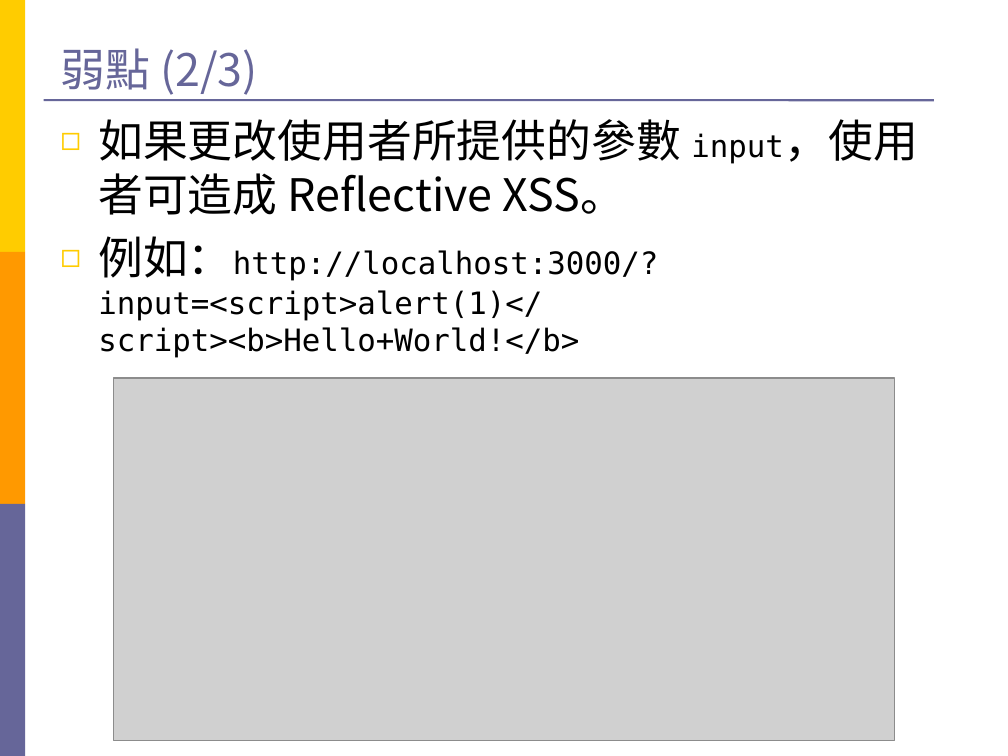
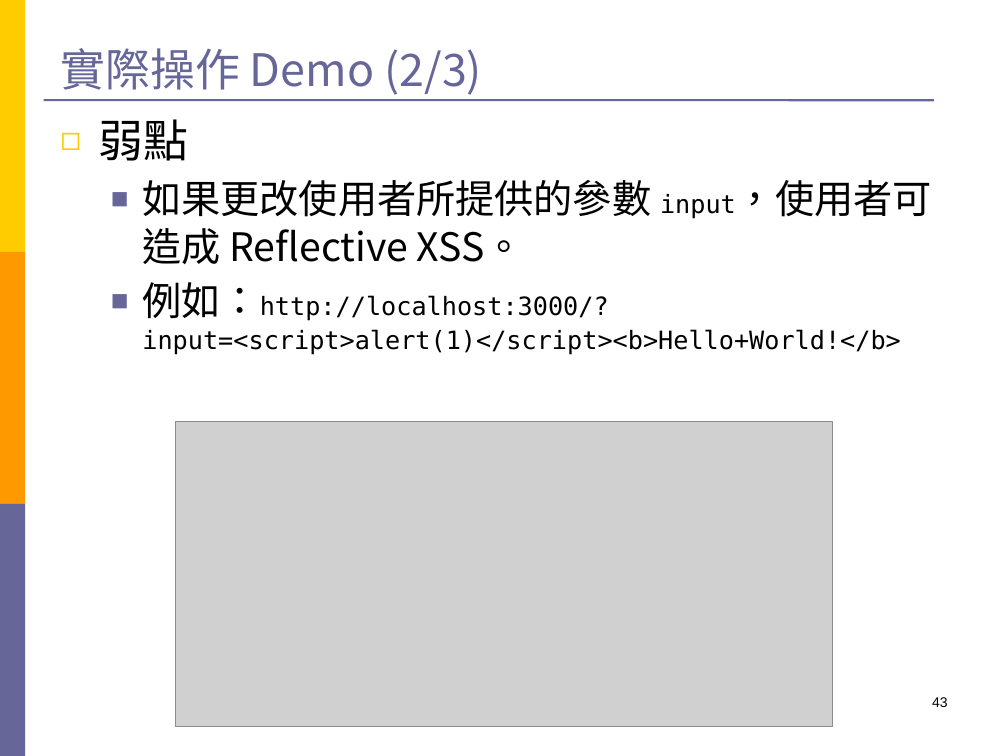
Before and after one commit to Still34/nodejs-security-course, a slide deck: slide 43 of export/nodejs-master-file.pptx (slide 52 before the commit). Drawn at 1008x756 pixels with LibreOffice and Linux fonts; fonts in the diff are those of the drawing; grey boxes stand for pictures. Boxes give left, top, right and bottom in pixels: in the first picture for what was removed or moved away, otherwise in the second. Text is boxed around its words. In the diff, an @@ line names an element or a change of style, - is before the commit and + after.

```diff
--- a/export/nodejs-master-file.pptx
+++ b/export/nodejs-master-file.pptx
@@ title at (60,48,482,95): text changed @@
-弱點 (2/3)
+實際操作 Demo (2/3)
@@ text at (98,119,188,161): paragraph added @@
+◻ 弱點
@@ text at (142,180,932,355): size 32 to 28 pt in "如果更改使用者所提供的參數 input，使用者可造成 Reflective XSS。", "例如：http://localhost:3000/?input=<script>alert(1)</script><b> ..."; size 22 to 18 pt in "input，使用者可造成", "例如：http://localhost:3000/?input=<script>alert(1)</script><b> ..."; bullet ◻ to ■; list level 1 to 2 in "如果更改使用者所提供的參數 input，使用者可造成 Reflective XSS。"; bullet colour #FFCC00 to #666699; list level 1 to 2 in "例如：http://localhost:3000/?input=<script>alert(1)</script><b> ..." @@
@@ picture: place and size @@
-picture at (114,378,895,741)
+picture at (175,421,833,727)
@@ page number added at (932,697,948,707), 10 pt, text #000000 @@
+43
```
Also in this commit, not shown: 57 other slides changed, 4 slides added, 15 slides removed.
